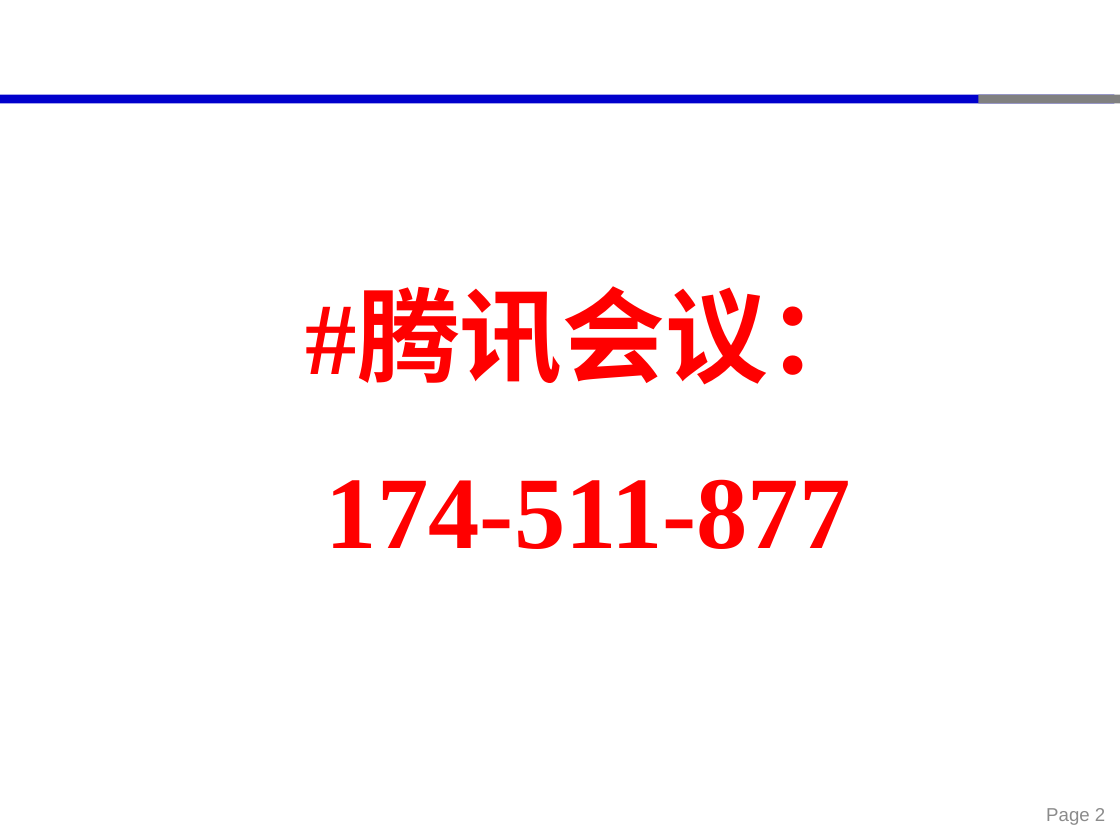
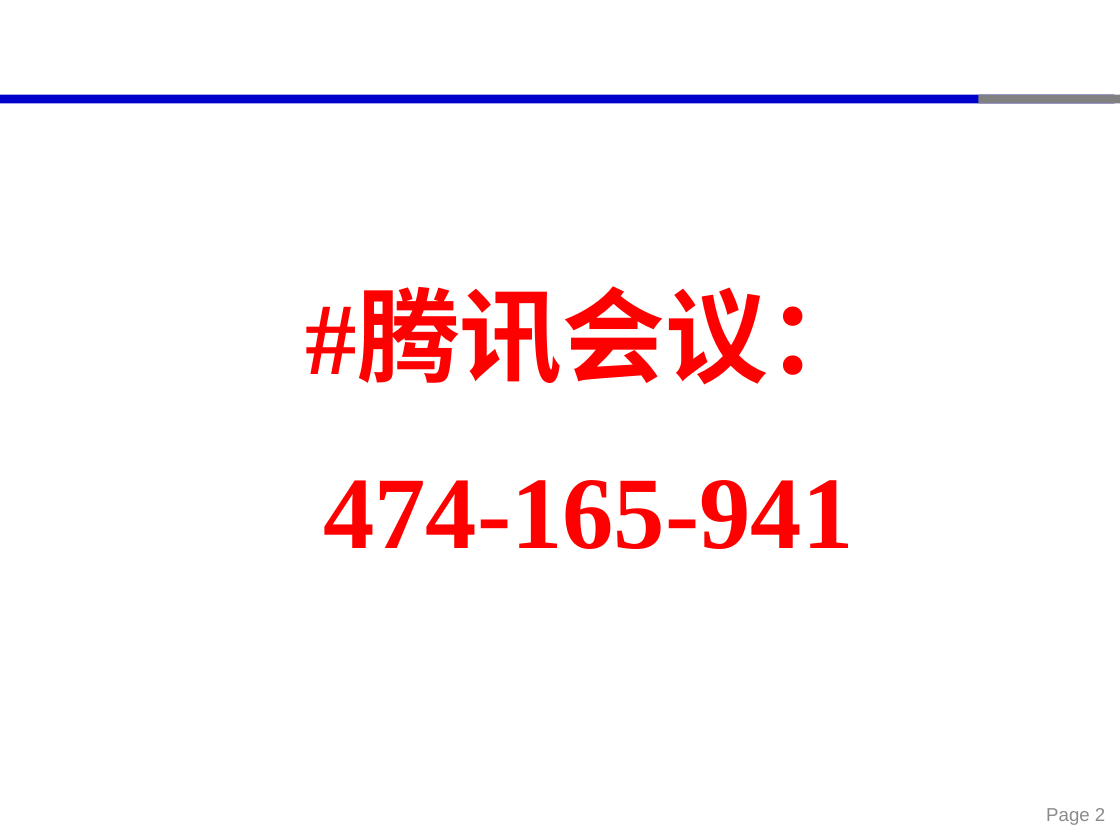
Before and after one commit to xinluo2018/open-source-gis-course, a slide deck: slide 2 of 第7章-机器学习与遥感影像分类-6课时/第7章-机器学习与遥感影像分类.pptx. Drawn at 1120x840 pixels with LibreOffice and Linux fonts; fonts in the diff are those of the drawing. Boxes give left, top, right and bottom in pixels: in the first picture for what was removed or moved away, otherwise in the second. Text is boxed around its words. In the diff, an @@ line names an element or a change of style, - is before the commit and + after.

```diff
--- a/第7章-机器学习与遥感影像分类-6课时/第7章-机器学习与遥感影像分类.pptx
+++ b/第7章-机器学习与遥感影像分类-6课时/第7章-机器学习与遥感影像分类.pptx
@@ text at [323, 480, 853, 549]: text changed @@
-174-511-877
+474-165-941
```
Also in this commit, not shown: 4 other slides changed, 8 other files.
